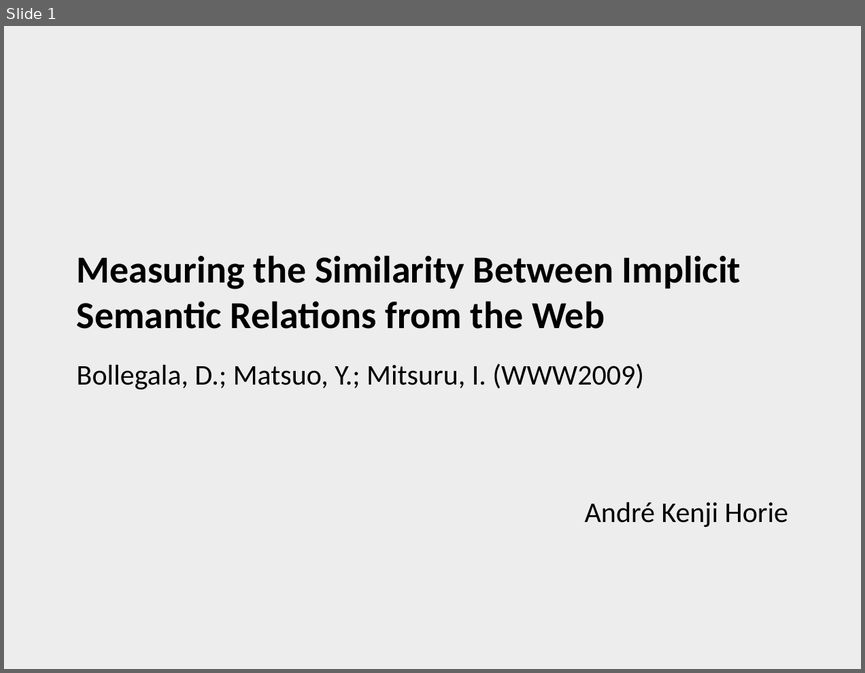
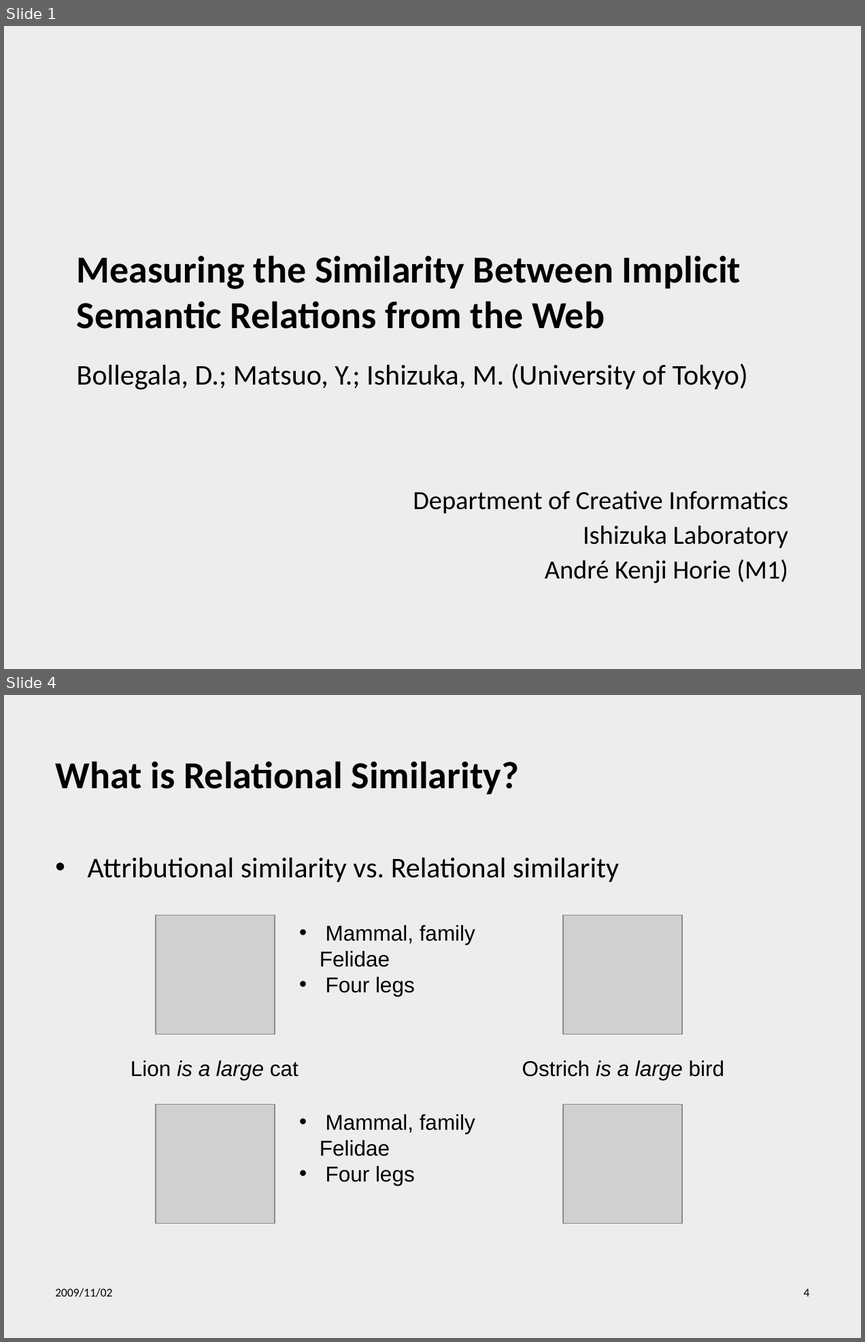
Before and after one commit to henriquekano/horie-dev, a slide deck: 2009.2 ウェブ工学/Relational Similarity.ppt. Shown one above the other, each under a label of ours: slide 1 before the commit, slides 1 and 4 after it; the slides between them are not shown. The pictures are 865x673 and 865x1342 pixels, drawn with LibreOffice and Linux fonts; fonts in the diff are those of the drawing; grey boxes stand for pictures; background and template pictures are left out. Boxes give left, top, right and bottom in pixels: in the first picture for what was removed or moved away, otherwise in the second. Text is boxed around its words. In the diff, an @@ line names an element or a change of style, - is before the commit and + after.

```diff
--- a/2009.2 ウェブ工学/Relational Similarity.ppt
+++ b/2009.2 ウェブ工学/Relational Similarity.ppt
@@ slide 4 added at <box>4,695,861,1338</box>, background picture (left out) @@
@@ title added at <box>55,761,519,794</box>, 32 pt, text #000000, bold @@
+What is Relational Similarity?
@@ text added at <box>88,857,619,882</box>, 24 pt, text #000000 @@
+• Attributional similarity vs. Relational similarity
@@ picture added at <box>156,915,275,1034</box> @@
@@ picture added at <box>563,915,682,1034</box> @@
@@ text added at <box>320,925,475,996</box>, 18 pt, text #000000 @@
+• Mammal, family Felidae
+• Four legs
@@ text added at <box>130,1060,298,1080</box>, 18 pt, text #000000, italic @@
+Lion is a large cat
@@ text added at <box>522,1060,725,1080</box>, 18 pt, text #000000 @@
+Ostrich is a large bird
@@ picture added at <box>156,1104,275,1223</box> @@
@@ text added at <box>320,1114,475,1185</box>, 18 pt, text #000000 @@
+• Mammal, family Felidae
+• Four legs
@@ picture added at <box>563,1104,682,1223</box> @@
@@ text added at <box>55,1288,112,1297</box>, 10 pt, text #000000 @@
+2009/11/02
@@ page number added at <box>804,1288,810,1296</box>, 10 pt, text #000000 @@
+4
@@ slide 1 changed as well @@
@@ title at <box>77,255,748,390</box>: text changed @@
-Measuring the Similarity Between Implicit Semantic Relations from the Web
-Bollegala, D.; Matsuo, Y.; Mitsuru, I. (WWW2009)
+Measuring the Similarity Between Implicit Semantic Relations from the Web
+Bollegala, D.; Matsuo, Y.; Ishizuka, M. (University of Tokyo)
@@ subtitle at <box>413,490,788,583</box>: text changed; size 24 to 22 pt @@
-André Kenji Horie
+Department of Creative Informatics
+Ishizuka Laboratory
+André Kenji Horie (M1)
```
Also in this commit, not shown: 3 other slides changed, 17 other slides added.
